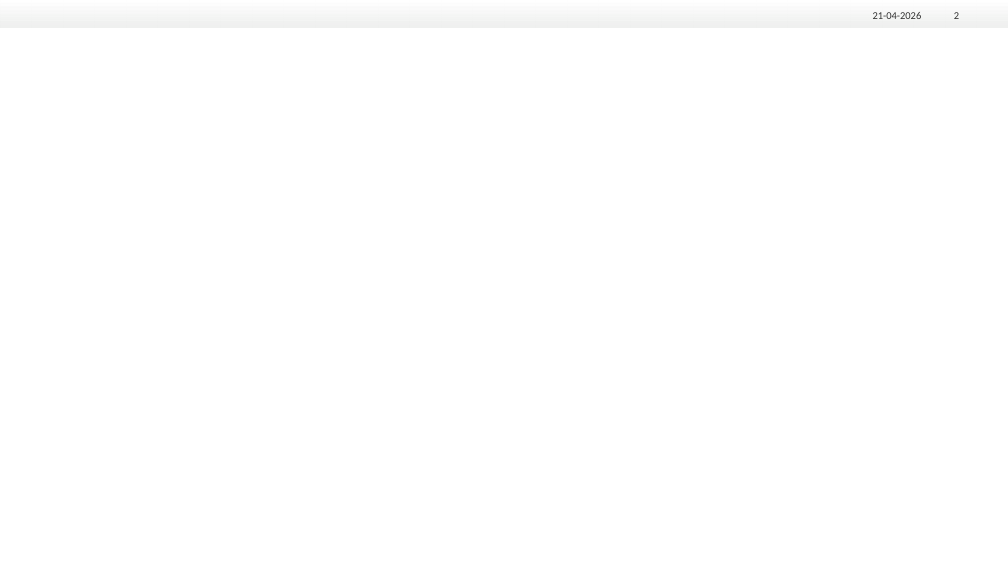
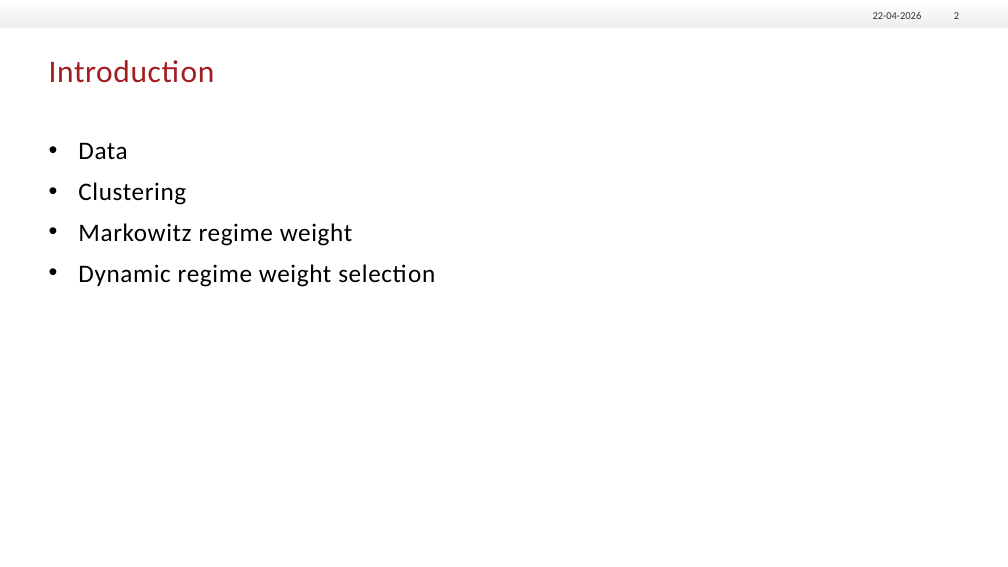
Before and after one commit to Dausekongen/Seminar, a slide deck: slide 2 of Præsentation3.pptx. Drawn at 1008x567 pixels with LibreOffice and Linux fonts; fonts in the diff are those of the drawing; background and template pictures are left out. Boxes give left, top, right and bottom in pixels: in the first picture for what was removed or moved away, otherwise in the second. Text is boxed around its words. In the diff, an @@ line names an element or a change of style, - is before the commit and + after.

```diff
--- a/Præsentation3.pptx
+++ b/Præsentation3.pptx
@@ text at (x1=873, y1=12, x2=922, y2=19): text changed @@
-21-04-2026
+22-04-2026
@@ title added at (x1=49, y1=60, x2=215, y2=83), 30 pt, text #A31D20 @@
+Introduction
@@ text added at (x1=78, y1=142, x2=435, y2=287), 24 pt, text #000000 @@
+• Data
+• Clustering
+• Markowitz regime weight
+• Dynamic regime weight selection
```
Also in this commit, not shown: 1 other slide changed, 1 slide added, 1 slide removed.
